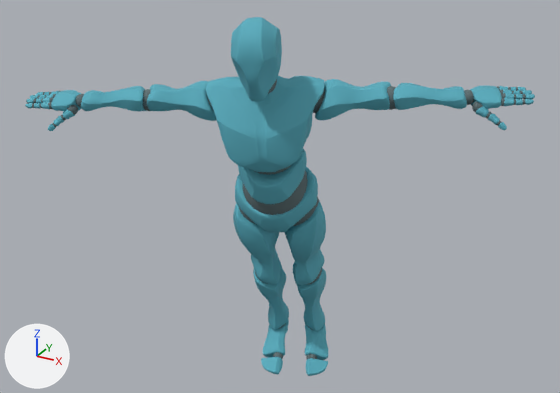
The glTF model images/untitled111.glb: old version first, new version second.
Both versions are drawn from a camera (50 mm lens) standing at (0.7, -2.48, 2.15) and looking at (-0.73, 0.11, 0.86). The lights are fixed; the arrows at lower left show +X, +Y and +Z. Where no turn or scale is listed for an object, it has been applied to the vertices.

The older version as bpy lines, for what is in view:
```python
me_alpha_joints = bpy.data.meshes.new('Alpha_Joints')
me_alpha_joints.from_pydata(...)  # 10514 vertices, 20840 faces; spans x -1.6..0.18, y -0.37..0.47, z -0.1..1.45
me_alpha_joints.materials.append(mat_alpha_joints_mat)  # cyan #6d7f82
me_alpha_surface = bpy.data.meshes.new('Alpha_Surface')
me_alpha_surface.from_pydata(...)  # 17336 vertices, 34480 faces; spans x -1.62..0.21, y -0.38..0.52, z -0.12..1.64
me_alpha_surface.materials.append(mat_alpha_body_mat)  # cyan #58aebf
ob_alpha_joints = bpy.data.objects.new('Alpha_Joints', me_alpha_joints)
ob_alpha_joints.location = (0.0, 0.0, 0.0)
ob_alpha_surface = bpy.data.objects.new('Alpha_Surface', me_alpha_surface)
ob_alpha_surface.location = (0.0, 0.0, 0.0)
```
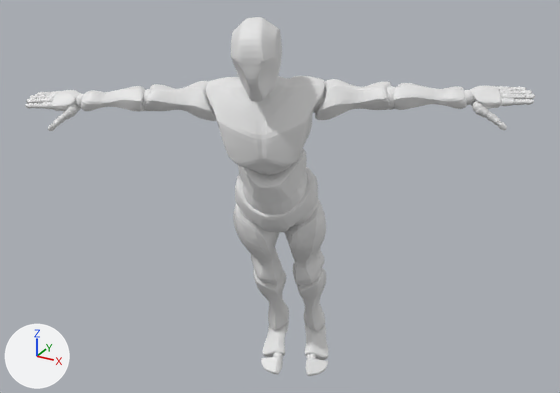
Boxes [x1, y1, x2, y2] around the edits, measured in the pictures (560 x 393 px):
'Alpha_Surface', recoloured (cyan to white)
    both: [25, 17, 535, 376]
'Alpha_Joints', recoloured
    both: [32, 79, 526, 359]

The change in detail:
me_alpha_joints has 10514 vertices, 20840 faces and spans x -1.6..0.18, y -0.37..0.47, z -0.1..1.45.
me_alpha_joints no longer uses material mat_alpha_joints_mat (cyan #6d7f82).
me_alpha_surface has 17336 vertices, 34480 faces and spans x -1.62..0.21, y -0.38..0.52, z -0.12..1.64.
me_alpha_surface no longer uses material mat_alpha_body_mat (cyan #58aebf).
